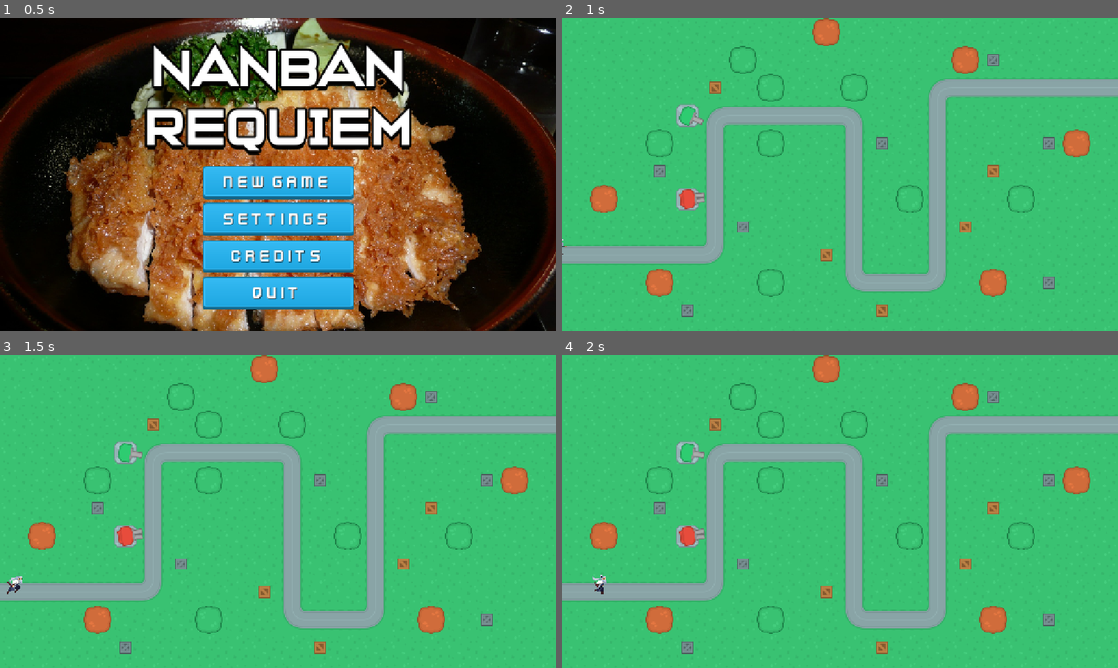
Above: before the commit, frames 1-4 (two rows, left to right).
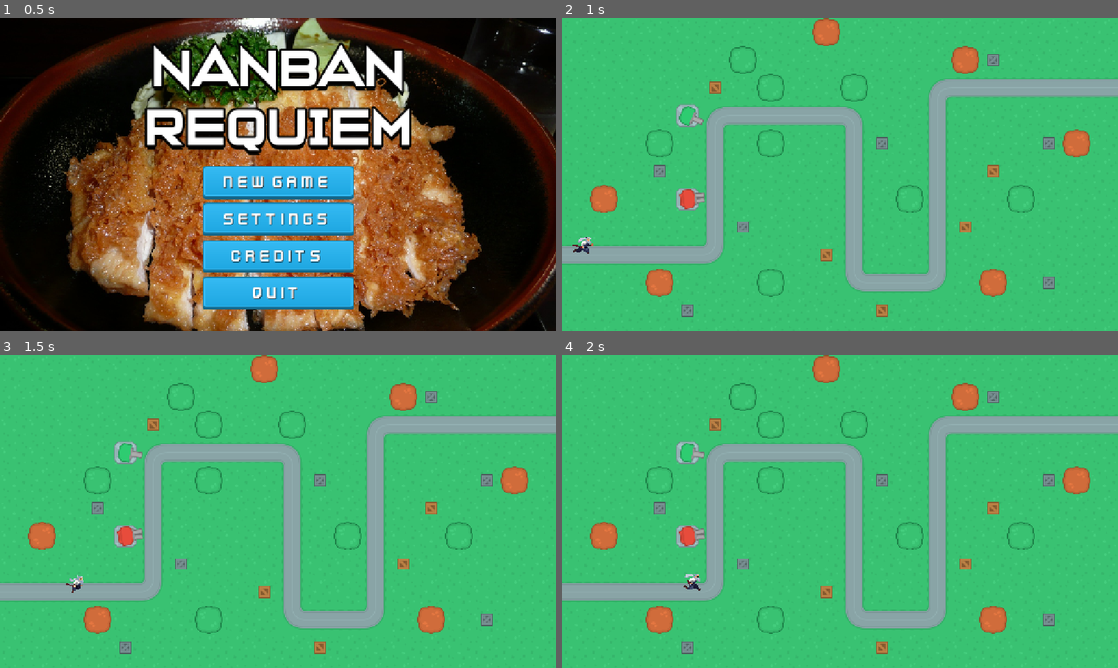
Above: after the commit, the same moments.

Repository: lukeai-tan/nanban-requiem-orbital
Game: Godot game, scene res://SceneHandler.tscn
Same seed, same stepped clock (60 frames per second), same inputs: the game is played once before the commit and once after it.
Inputs (mouse positions are in pixels of both pictures, inside the frame that each line leads up to):
- Up to frame 1 (0.5 s): no input
- Up to frame 2 (1 s): click "New Game" at 0.5 s
- Up to frame 3 (1.5 s): move the mouse to (400, 495) at 1.27 s
- Up to frame 4 (2 s): no input

Frame 1 is identical in both runs. In frame 2, 0.1% of the frame differs, in the area x 0-6%, y 70-76%; in frame 3, 0.2%; in frame 4, 0.2%, in the area x 5-25%, y 70-77%.

Commit message:
converted samurai into animated sprite2d

Diff:
--- a/Scenes/Enemies/Samurai.tscn
+++ b/Scenes/Enemies/Samurai.tscn
@@ -1,45 +1,271 @@
-[gd_scene load_steps=5 format=3 uid="uid://d2d410drs2l0u"]
+[gd_scene load_steps=39 format=3 uid="uid://d2d410drs2l0u"]
 
 [ext_resource type="Texture2D" uid="uid://c07ck0n3xwxf1" path="res://Assets/Enemies/samurai_running.png" id="1_5yni6"]
-
-[sub_resource type="Animation" id="Animation_n58dq"]
-length = 1.5
-loop_mode = 1
-tracks/0/type = "value"
-tracks/0/imported = false
-tracks/0/enabled = true
-tracks/0/path = NodePath("SamuraiSprite:frame")
-tracks/0/interp = 1
-tracks/0/loop_wrap = true
-tracks/0/keys = {
-"times": PackedFloat32Array(0, 0.1, 0.2, 0.3, 0.4, 0.5, 0.6, 0.7, 0.8, 0.9, 1, 1.1, 1.2, 1.3, 1.4, 1.5),
-"transitions": PackedFloat32Array(1, 1, 1, 1, 1, 1, 1, 1, 1, 1, 1, 1, 1, 1, 1, 1),
-"update": 1,
-"values": [0, 1, 2, 3, 4, 5, 6, 7, 8, 9, 10, 11, 12, 13, 14, 15]
-}
-
-[sub_resource type="AnimationLibrary" id="AnimationLibrary_w887p"]
-_data = {
-&"running_right": SubResource("Animation_n58dq")
-}
+[ext_resource type="Texture2D" uid="uid://c7vrgaq1x7gfj" path="res://Assets/Enemies/samurai_attack.png" id="2_x24qx"]
+[ext_resource type="Texture2D" uid="uid://64pna1v5rsmq" path="res://Assets/Enemies/samurai_idle.png" id="3_n58dq"]
+
+[sub_resource type="AtlasTexture" id="AtlasTexture_x24qx"]
+atlas = ExtResource("2_x24qx")
+region = Rect2(0, 0, 96, 96)
+
+[sub_resource type="AtlasTexture" id="AtlasTexture_n58dq"]
+atlas = ExtResource("2_x24qx")
+region = Rect2(96, 0, 96, 96)
+
+[sub_resource type="AtlasTexture" id="AtlasTexture_w887p"]
+atlas = ExtResource("2_x24qx")
+region = Rect2(192, 0, 96, 96)
+
+[sub_resource type="AtlasTexture" id="AtlasTexture_f7540"]
+atlas = ExtResource("2_x24qx")
+region = Rect2(288, 0, 96, 96)
+
+[sub_resource type="AtlasTexture" id="AtlasTexture_kkwgx"]
+atlas = ExtResource("2_x24qx")
+region = Rect2(384, 0, 96, 96)
+
+[sub_resource type="AtlasTexture" id="AtlasTexture_c7jmw"]
+atlas = ExtResource("2_x24qx")
+region = Rect2(480, 0, 96, 96)
+
+[sub_resource type="AtlasTexture" id="AtlasTexture_i4dj6"]
+atlas = ExtResource("2_x24qx")
+region = Rect2(576, 0, 96, 96)
+
+[sub_resource type="AtlasTexture" id="AtlasTexture_dnrsj"]
+atlas = ExtResource("3_n58dq")
+region = Rect2(0, 0, 96, 96)
+
+[sub_resource type="AtlasTexture" id="AtlasTexture_vt7yx"]
+atlas = ExtResource("3_n58dq")
+region = Rect2(96, 0, 96, 96)
+
+[sub_resource type="AtlasTexture" id="AtlasTexture_suqoo"]
+atlas = ExtResource("3_n58dq")
+region = Rect2(192, 0, 96, 96)
+
+[sub_resource type="AtlasTexture" id="AtlasTexture_ydwfk"]
+atlas = ExtResource("3_n58dq")
+region = Rect2(288, 0, 96, 96)
+
+[sub_resource type="AtlasTexture" id="AtlasTexture_lx52a"]
+atlas = ExtResource("3_n58dq")
+region = Rect2(384, 0, 96, 96)
+
+[sub_resource type="AtlasTexture" id="AtlasTexture_3snm5"]
+atlas = ExtResource("3_n58dq")
+region = Rect2(480, 0, 96, 96)
+
+[sub_resource type="AtlasTexture" id="AtlasTexture_icx75"]
+atlas = ExtResource("3_n58dq")
+region = Rect2(576, 0, 96, 96)
+
+[sub_resource type="AtlasTexture" id="AtlasTexture_jojjo"]
+atlas = ExtResource("3_n58dq")
+region = Rect2(672, 0, 96, 96)
+
+[sub_resource type="AtlasTexture" id="AtlasTexture_bbbgf"]
+atlas = ExtResource("3_n58dq")
+region = Rect2(768, 0, 96, 96)
+
+[sub_resource type="AtlasTexture" id="AtlasTexture_x5xvv"]
+atlas = ExtResource("3_n58dq")
+region = Rect2(864, 0, 96, 96)
+
+[sub_resource type="AtlasTexture" id="AtlasTexture_v1iot"]
+atlas = ExtResource("1_5yni6")
+region = Rect2(0, 0, 96, 96)
+
+[sub_resource type="AtlasTexture" id="AtlasTexture_ur0vn"]
+atlas = ExtResource("1_5yni6")
+region = Rect2(96, 0, 96, 96)
+
+[sub_resource type="AtlasTexture" id="AtlasTexture_0lhrd"]
+atlas = ExtResource("1_5yni6")
+region = Rect2(192, 0, 96, 96)
+
+[sub_resource type="AtlasTexture" id="AtlasTexture_iqxtw"]
+atlas = ExtResource("1_5yni6")
+region = Rect2(288, 0, 96, 96)
+
+[sub_resource type="AtlasTexture" id="AtlasTexture_0b5f0"]
+atlas = ExtResource("1_5yni6")
+region = Rect2(384, 0, 96, 96)
+
+[sub_resource type="AtlasTexture" id="AtlasTexture_56wou"]
+atlas = ExtResource("1_5yni6")
+region = Rect2(480, 0, 96, 96)
+
+[sub_resource type="AtlasTexture" id="AtlasTexture_v25lv"]
+atlas = ExtResource("1_5yni6")
+region = Rect2(576, 0, 96, 96)
+
+[sub_resource type="AtlasTexture" id="AtlasTexture_iolyc"]
+atlas = ExtResource("1_5yni6")
+region = Rect2(672, 0, 96, 96)
+
+[sub_resource type="AtlasTexture" id="AtlasTexture_76otm"]
+atlas = ExtResource("1_5yni6")
+region = Rect2(768, 0, 96, 96)
+
+[sub_resource type="AtlasTexture" id="AtlasTexture_7336g"]
+atlas = ExtResource("1_5yni6")
+region = Rect2(864, 0, 96, 96)
+
+[sub_resource type="AtlasTexture" id="AtlasTexture_7jtgf"]
+atlas = ExtResource("1_5yni6")
+region = Rect2(960, 0, 96, 96)
+
+[sub_resource type="AtlasTexture" id="AtlasTexture_num3v"]
+atlas = ExtResource("1_5yni6")
+region = Rect2(1056, 0, 96, 96)
+
+[sub_resource type="AtlasTexture" id="AtlasTexture_gq3l1"]
+atlas = ExtResource("1_5yni6")
+region = Rect2(1152, 0, 96, 96)
+
+[sub_resource type="AtlasTexture" id="AtlasTexture_pau0a"]
+atlas = ExtResource("1_5yni6")
+region = Rect2(1248, 0, 96, 96)
+
+[sub_resource type="AtlasTexture" id="AtlasTexture_pg60y"]
+atlas = ExtResource("1_5yni6")
+region = Rect2(1344, 0, 96, 96)
+
+[sub_resource type="AtlasTexture" id="AtlasTexture_8u1uy"]
+atlas = ExtResource("1_5yni6")
+region = Rect2(1440, 0, 96, 96)
+
+[sub_resource type="SpriteFrames" id="SpriteFrames_n58dq"]
+animations = [{
+"frames": [{
+"duration": 1.0,
+"texture": SubResource("AtlasTexture_x24qx")
+}, {
+"duration": 1.0,
+"texture": SubResource("AtlasTexture_n58dq")
+}, {
+"duration": 1.0,
+"texture": SubResource("AtlasTexture_w887p")
+}, {
+"duration": 1.0,
+"texture": SubResource("AtlasTexture_f7540")
+}, {
+"duration": 1.0,
+"texture": SubResource("AtlasTexture_kkwgx")
+}, {
+"duration": 1.0,
+"texture": SubResource("AtlasTexture_c7jmw")
+}, {
+"duration": 1.0,
+"texture": SubResource("AtlasTexture_i4dj6")
+}],
+"loop": true,
+"name": &"attack",
+"speed": 5.0
+}, {
+"frames": [{
+"duration": 1.0,
+"texture": SubResource("AtlasTexture_dnrsj")
+}, {
+"duration": 1.0,
+"texture": SubResource("AtlasTexture_vt7yx")
+}, {
+"duration": 1.0,
+"texture": SubResource("AtlasTexture_suqoo")
+}, {
+"duration": 1.0,
+"texture": SubResource("AtlasTexture_ydwfk")
+}, {
+"duration": 1.0,
+"texture": SubResource("AtlasTexture_lx52a")
+}, {
+"duration": 1.0,
+"texture": SubResource("AtlasTexture_3snm5")
+}, {
+"duration": 1.0,
+"texture": SubResource("AtlasTexture_icx75")
+}, {
+"duration": 1.0,
+"texture": SubResource("AtlasTexture_jojjo")
+}, {
+"duration": 1.0,
+"texture": SubResource("AtlasTexture_bbbgf")
+}, {
+"duration": 1.0,
+"texture": SubResource("AtlasTexture_x5xvv")
+}],
+"loop": true,
+"name": &"idle",
+"speed": 5.0
+}, {
+"frames": [{
+"duration": 1.0,
+"texture": SubResource("AtlasTexture_v1iot")
+}, {
+"duration": 1.0,
+"texture": SubResource("AtlasTexture_ur0vn")
+}, {
+"duration": 1.0,
+"texture": SubResource("AtlasTexture_0lhrd")
+}, {
+"duration": 1.0,
+"texture": SubResource("AtlasTexture_iqxtw")
+}, {
+"duration": 1.0,
+"texture": SubResource("AtlasTexture_0b5f0")
+}, {
+"duration": 1.0,
+"texture": SubResource("AtlasTexture_56wou")
+}, {
+"duration": 1.0,
+"texture": SubResource("AtlasTexture_v25lv")
+}, {
+"duration": 1.0,
+"texture": SubResource("AtlasTexture_iolyc")
+}, {
+"duration": 1.0,
+"texture": SubResource("AtlasTexture_76otm")
+}, {
+"duration": 1.0,
+"texture": SubResource("AtlasTexture_7336g")
+}, {
+"duration": 1.0,
+"texture": SubResource("AtlasTexture_7jtgf")
+}, {
+"duration": 1.0,
+"texture": SubResource("AtlasTexture_num3v")
+}, {
+"duration": 1.0,
+"texture": SubResource("AtlasTexture_gq3l1")
+}, {
+"duration": 1.0,
+"texture": SubResource("AtlasTexture_pau0a")
+}, {
+"duration": 1.0,
+"texture": SubResource("AtlasTexture_pg60y")
+}, {
+"duration": 1.0,
+"texture": SubResource("AtlasTexture_8u1uy")
+}],
+"loop": true,
+"name": &"running",
+"speed": 5.0
+}]
 
 [sub_resource type="RectangleShape2D" id="RectangleShape2D_g63h8"]
-size = Vector2(34, 32)
+size = Vector2(33, 34)
 
 [node name="Samurai" type="CharacterBody2D"]
 
-[node name="SamuraiSprite" type="Sprite2D" parent="."]
+[node name="AnimatedSprite2D" type="AnimatedSprite2D" parent="."]
 texture_filter = 1
-position = Vector2(35, 7)
-texture = ExtResource("1_5yni6")
-hframes = 16
-
-[node name="SamuraiAnimation" type="AnimationPlayer" parent="SamuraiSprite"]
-root_node = NodePath("../..")
-libraries = {
-&"": SubResource("AnimationLibrary_w887p")
-}
+sprite_frames = SubResource("SpriteFrames_n58dq")
+animation = &"running"
+frame = 13
+frame_progress = 0.914951
+speed_scale = 2.0
 
 [node name="Hitbox" type="CollisionShape2D" parent="."]
-position = Vector2(39, 25)
+position = Vector2(6.5, 18)
 shape = SubResource("RectangleShape2D_g63h8")
--- a/Scenes/Maps/Map1.tscn
+++ b/Scenes/Maps/Map1.tscn
@@ -45,5 +45,5 @@
 script = ExtResource("6_ufnsk")
 
 [node name="Samurai" parent="Path2D/PathFollow2D" instance=ExtResource("7_g86u4")]
-position = Vector2(-54.1404, -53.8592)
+position = Vector2(-2.11979, -45.9946)
 scale = Vector2(1.5, 1.5)
--- a/Scenes/Maps/PathFollowing.gd
+++ b/Scenes/Maps/PathFollowing.gd
@@ -1,13 +1,13 @@
 extends PathFollow2D
 
-@export var speed: float = 100.0
+@export var speed: float = 250.0
 var last_position: Vector2
 
 func _ready():
 	last_position = global_position
-	var enemy = get_node("Samurai")
-	if enemy and enemy.has_node("SamuraiSprite/SamuraiAnimation"):
-		enemy.get_node("SamuraiSprite/SamuraiAnimation").play("running_right")
+	var enemy_sprite = get_node("Samurai/AnimatedSprite2D")
+	if enemy_sprite:
+		enemy_sprite.play("running")
 
 func _process(delta):
 	progress += speed * delta
Binary file added: Assets/Enemies/samurai_attack.png
Not shown, added: Assets/Enemies/samurai_attack.png.import
Binary file added: Assets/Enemies/samurai_idle.png
Not shown, added: Assets/Enemies/samurai_idle.png.import
